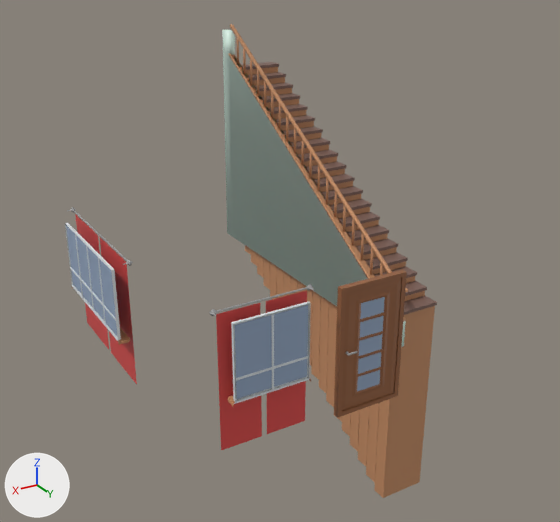
Before and after pictures for a commit that changed the Blender file Assets/3D/Apartment.blend.
Before and after are seen from a 50 mm camera at (6.48, 15.14, 6.88) aimed at (-0.78, 3.05, 0.84). Every picture has the same lights, and +X, +Y and +Z are marked at lower left.

Before the edit, the objects in view are built like this:
```python
me_cylinder = bpy.data.meshes.new('Cylinder')
me_cylinder.from_pydata(...)  # a 5-sided cylinder along z spanning x -2.59..-2.537, y 4.942..4.994, z 0.176..0.838
me_cylinder.polygons.foreach_set('use_smooth', [True] * 7)
me_cylinder.materials.append(mat_holztreppe)  # orange #c68e64
me_plane = bpy.data.meshes.new('Plane')
me_plane.from_pydata(...)  # 24 vertices, 22 faces; spans x -3.0..3.15, y 0.0..4.0, z -7.15..0.0
# faces by material slot: [21, 1]
me_plane.materials.append(mat_walls)  # white #e3fcef
me_plane.materials.append(mat_woodfloor)  # beige #d2af8a
me_plane_001 = bpy.data.meshes.new('Plane.001')
me_plane_001.from_pydata(...)  # 238 vertices, 226 faces; spans x -0.59..0.59, y -0.06..0.15, z 0.0..2.17
# faces by material slot: [140, 10, 76]
me_plane_001.materials.append(mat_wooddoor)  # brown #95603d
me_plane_001.materials.append(mat_window)  # blue #96aac4
me_plane_001.materials.append(mat_metal)  # grey #a1a1a1
ob_cylinderstairs = bpy.data.objects.new('CylinderStairs', me_cylinder)
ob_cylinderstairs.location = (0.53, 0.01, 0.15)
_m = ob_cylinderstairs.modifiers.new('Array', 'ARRAY')
_m.count = 20
_m.constant_offset_displace = (0.0, 0.0, 0.0)
_m.relative_offset_displace = (0.0, -6.05, 0.293)
ob_door = bpy.data.objects.new('Door', me_plane_001)
ob_door.location = (0.0, 6.93, 0.0)
ob_walls = bpy.data.objects.new('Walls', me_plane)
ob_walls.location = (0.0, 0.0, 0.0)
ob_walls.rotation_euler = (1.571, 0.0, 0.0)  # degrees (90, 0, 0)
ob_walls.hide_set(True)
# also in view: 'Curtain2' at (2.93, 3.42, 1.19); 'Curtain1' at (1.81, 6.95, 1.19); 'Window1' at (1.79, 7.04, 1.51); 'RailsStairs' at (-2.02, 1.93, 2.26); 'Stairs' at (-2.57, 2.0, -0.08)
```
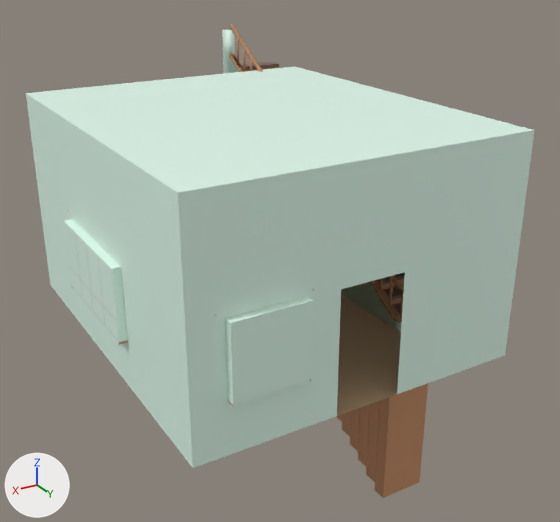
Commit message: Add apartment model to scene

What differs and where, as boxes [x1, y1, x2, y2] in the pictures (560 x 522 px):
```json
{"object": "Walls", "change": "shown", "after": [26, 66, 534, 468]}
{"object": "Door", "change": "hidden", "before": [334, 270, 407, 418], "on screen": "brown"}
{"object": "RailsStairs", "change": "unchanged, covered by the edit", "before": [222, 24, 408, 347], "after": [222, 24, 404, 332]}
{"object": "Stairs", "change": "unchanged, covered by the edit", "before": [239, 62, 437, 498], "after": [239, 62, 428, 498]}
{"object": "Window1", "change": "unchanged, covered by the edit", "before": [228, 301, 311, 406]}
{"object": "Curtain1", "change": "unchanged, covered by the edit", "before": [209, 284, 314, 450]}
```

The change, as JSON lines over the scene's bpy script:
```json
{"op": "remove", "block": "ob_walls", "code": "ob_walls.hide_set(True)"}
{"op": "set", "path": "ob_door.location", "old": "(0.0, 6.93, 0.0)", "new": "(0.0, 0.0, 0.0)"}
{"op": "add", "block": "ob_door", "code": "ob_door.hide_viewport = True"}
```
